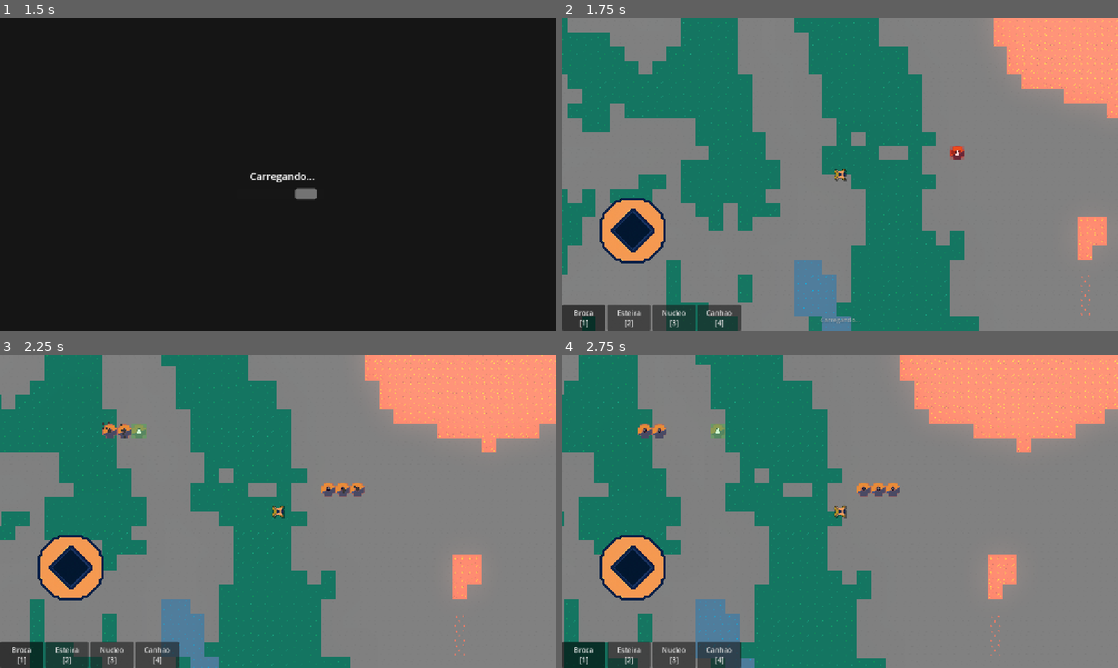
Above: before the commit, frames 1-4 (two rows, left to right).
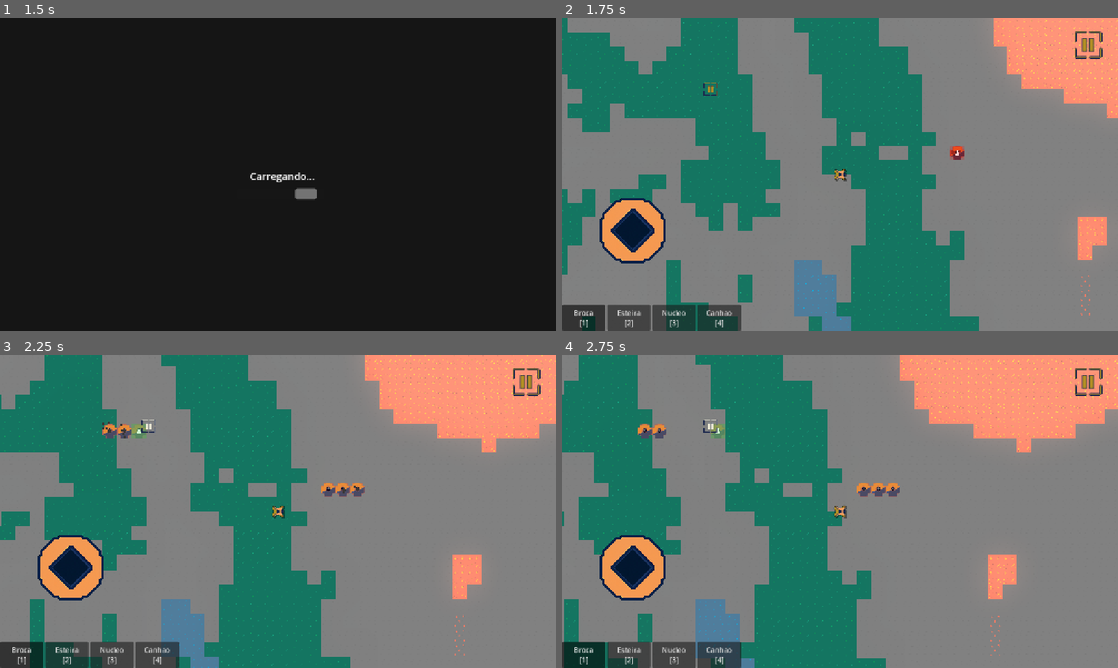
Above: after the commit, the same moments.

Repository: christianfelipesf/Factolyth
Game: Godot game, scene res://scenes/main.tscn
Same seed, same stepped clock (60 frames per second), same inputs: the game is played once before the commit and once after it. Sound files missing from this copy of the repository are replaced by a short silence.
Inputs (mouse positions are in pixels of both pictures, inside the frame that each line leads up to):
- Up to frame 1 (1.5 s): click "Novo Jogo" at 0.5 s; tap Enter at 1.25 s; move the mouse to (400, 158) at 1.27 s; press the mouse at (400, 158) at 1.28 s; hold D (move_right) from 1.28 s (still down)
- Up to frame 2 (1.75 s): keep holding D (move_right)
- Up to frame 3 (2.25 s): release D (move_right) at 2 s; release the mouse at (400, 495) at 2 s; click (150, 426) at 2.02 s
- Up to frame 4 (2.75 s): no input

Frame 1 is identical in both runs. In frame 2, 0.3% of the frame differs, in the area x 25-98%, y 4-98%; in frame 3, 0.3%; in frame 4, 0.3%.

Commit message:
dawdaw
dawdawd

Diff:
--- a/scenes/pause_menu.tscn
+++ b/scenes/pause_menu.tscn
@@ -2,8 +2,7 @@
 
 [ext_resource type="Script" path="res://scripts/pause_menu.gd" id="1"]
 
-[node name="PauseMenu" type="CanvasLayer"]
-layer = 10
+[node name="PauseMenu" type="Node"]
 process_mode = 3
 script = ExtResource("1")
 
--- a/scenes/playerui.tscn
+++ b/scenes/playerui.tscn
@@ -1,12 +1,16 @@
 [gd_scene format=3 uid="uid://bqtyhcvde0fi4"]
 
 [ext_resource type="Script" uid="uid://b6p0mqvla7410" path="res://scripts/joygstick.gd" id="1_5vk06"]
+[ext_resource type="Texture2D" uid="uid://d2jor441ckv25" path="res://images/ui/pause.png" id="3_dljgg"]
 [ext_resource type="Texture2D" uid="uid://dbsg6x85rfcli" path="res://images/ui/joystick.png" id="3_xx5n8"]
 [ext_resource type="PackedScene" uid="uid://bfbwco8rr7fd1" path="res://scenes/barra_construcao.tscn" id="4_y1cqx"]
 [ext_resource type="Script" uid="uid://bs2gpg1jptmk1" path="res://scripts/inventario_hud.gd" id="5"]
 [ext_resource type="PackedScene" uid="uid://cl4m08wh2m2h6" path="res://scenes/pause_menu.tscn" id="6_6rf2q"]
-[ext_resource type="Script" path="res://scripts/save_notification.gd" id="7_so4q7"]
-[ext_resource type="Script" path="res://scripts/loading_chunks_indicator.gd" id="8_0q5bq"]
+[ext_resource type="Script" uid="uid://daqowi2hp0wh0" path="res://scripts/save_notification.gd" id="7_so4q7"]
+[ext_resource type="Script" uid="uid://crb28nsennpkp" path="res://scripts/loading_chunks_indicator.gd" id="8_0q5bq"]
+[ext_resource type="Script" uid="uid://bvfd8ivlvxt3" path="res://scripts/botao_pausa.gd" id="9"]
+[ext_resource type="Texture2D" uid="uid://76cuynr2jl6s" path="res://images/ui/pause_press.png" id="10_dljgg"]
+[ext_resource type="Script" uid="uid://bj41dhu7m7hhq" path="res://scripts/texture_button_test.gd" id="11_bxo4y"]
 
 [node name="CanvasLayer" type="CanvasLayer" unique_id=216092279]
 
@@ -17,6 +21,7 @@
 anchor_bottom = 1.0
 grow_horizontal = 2
 grow_vertical = 2
+mouse_filter = 1
 script = ExtResource("1_5vk06")
 raio_maximo = 100.0
 
@@ -26,6 +31,13 @@
 position = Vector2(162.99998, 488.99997)
 scale = Vector2(0.2, 0.2)
 texture = ExtResource("3_xx5n8")
+
+[node name="BotaoPausa" type="TouchScreenButton" parent="." unique_id=1669730007]
+position = Vector2(1179, 30)
+scale = Vector2(2, 2)
+texture_normal = ExtResource("3_dljgg")
+action = "pausa"
+script = ExtResource("9")
 
 [node name="BarraConstrucao" parent="." unique_id=1848745639 instance=ExtResource("4_y1cqx")]
 
@@ -43,59 +55,6 @@
 grow_horizontal = 0
 grow_vertical = 0
 script = ExtResource("5")
-
-[node name="PauseMenu" parent="." instance=ExtResource("6_6rf2q")]
-
-[node name="NotificacaoSave" type="Label" parent="."]
-layout_mode = 1
-anchors_preset = 13
-anchor_top = 1.0
-anchor_right = 1.0
-anchor_bottom = 1.0
-offset_top = -44.0
-offset_left = -260.0
-grow_horizontal = 0
-grow_vertical = 0
-theme_override_colors/font_color = Color(1, 1, 1, 0.9)
-theme_override_font_sizes/font_size = 16
-theme_override_constants/outline_size = 4
-theme_override_colors/font_outline_color = Color(0, 0, 0, 0.8)
-horizontal_alignment = 2
-vertical_alignment = 1
-text = ""
-script = ExtResource("7_so4q7")
-
-[node name="BotaoPausa" type="Button" parent="."]
-layout_mode = 1
-anchors_preset = 12
-anchor_left = 1.0
-anchor_right = 1.0
-offset_left = -52.0
-offset_top = 8.0
-offset_right = -8.0
-offset_bottom = 48.0
-grow_horizontal = 0
-theme_override_font_sizes/font_size = 22
-text = "❚❚"
-
-[node name="CarregandoChunks" type="Label" parent="."]
-layout_mode = 1
-anchors_preset = 14
-anchor_top = 1.0
-anchor_left = 0.5
-anchor_right = 0.5
-anchor_bottom = 1.0
-offset_top = -60.0
-grow_horizontal = 2
-grow_vertical = 0
-theme_override_colors/font_color = Color(1, 1, 1, 0.8)
-theme_override_font_sizes/font_size = 14
-theme_override_constants/outline_size = 3
-theme_override_colors/font_outline_color = Color(0, 0, 0, 0.7)
-horizontal_alignment = 1
-vertical_alignment = 1
-text = "Carregando..."
-script = ExtResource("8_0q5bq")
 
 [node name="Margem" type="MarginContainer" parent="InventarioHUD" unique_id=1582695389]
 layout_mode = 1
@@ -117,4 +76,56 @@
 text = "Inventário:"
 vertical_alignment = 1
 
-[connection signal="pressed" from="BotaoPausa" to="PauseMenu" method="abrir"]
+[node name="PauseMenu" parent="." unique_id=1306213941 instance=ExtResource("6_6rf2q")]
+
+[node name="NotificacaoSave" type="Label" parent="." unique_id=1342226807]
+anchors_preset = -1
+anchor_left = 0.5
+anchor_top = 1.0
+anchor_right = 1.0
+anchor_bottom = 1.0
+offset_left = -260.0
+offset_top = -44.0
+offset_right = 0.5
+grow_horizontal = 0
+grow_vertical = 0
+theme_override_colors/font_color = Color(1, 1, 1, 0.9)
+theme_override_colors/font_outline_color = Color(0, 0, 0, 0.8)
+theme_override_constants/outline_size = 4
+theme_override_font_sizes/font_size = 16
+horizontal_alignment = 2
+vertical_alignment = 1
+script = ExtResource("7_so4q7")
+
+[node name="CarregandoChunks" type="Label" parent="." unique_id=386992420]
+anchors_preset = 7
+anchor_left = 0.5
+anchor_top = 1.0
+anchor_right = 0.5
+anchor_bottom = 1.0
+offset_top = -60.0
+offset_bottom = 11.5
+grow_horizontal = 2
+grow_vertical = 0
+theme_override_colors/font_color = Color(1, 1, 1, 0.8)
+theme_override_colors/font_outline_color = Color(0, 0, 0, 0.7)
+theme_override_constants/outline_size = 3
+theme_override_font_sizes/font_size = 14
+text = "Carregando..."
+horizontal_alignment = 1
+vertical_alignment = 1
+script = ExtResource("8_0q5bq")
+
+[node name="TextureButton" type="TextureButton" parent="." unique_id=652863827]
+offset_left = 326.0
+offset_top = 148.0
+offset_right = 366.0
+offset_bottom = 188.0
+texture_normal = ExtResource("3_dljgg")
+texture_hover = ExtResource("10_dljgg")
+script = ExtResource("11_bxo4y")
+
+[connection signal="pressed" from="BotaoPausa" to="BotaoPausa" method="_on_pressed"]
+[connection signal="button_down" from="TextureButton" to="TextureButton" method="_on_button_down"]
+[connection signal="pressed" from="TextureButton" to="TextureButton" method="_on_pressed"]
+[connection signal="toggled" from="TextureButton" to="TextureButton" method="_on_toggled"]
--- /dev/null
+++ b/scripts/botao_pausa.gd
@@ -0,0 +1,24 @@
+extends TouchScreenButton
+
+## Área morta: pixels extras ao redor do botão que bloqueiam colocação de bloco.
+## O botão em si usa a action "pausa" configurada no Inspector.
+
+@export var margem_antecipacao := 20.0
+
+
+func _input(event: InputEvent) -> void:
+	if event is InputEventMouseButton and event.button_index == MOUSE_BUTTON_LEFT and event.pressed:
+		if _area_morta().has_point(event.position):
+			get_viewport().set_input_as_handled()
+
+
+func _area_morta() -> Rect2:
+	var tam := _tamanho_textura()
+	var pos := global_position - tam * 0.5 - Vector2.ONE * margem_antecipacao
+	return Rect2(pos, tam + Vector2.ONE * margem_antecipacao * 2.0)
+
+
+func _tamanho_textura() -> Vector2:
+	if texture_normal != null:
+		return texture_normal.get_size()
+	return Vector2(32, 32)
--- a/scripts/cursor.gd
+++ b/scripts/cursor.gd
@@ -95,10 +95,14 @@
 	else:
 		_atualizar_cursor_e_grid()
 
+	# Se o jogo foi pausado neste frame (ex: clique no BotaoPausa), não coloca blocos
+	if get_tree().paused:
+		return
+
 	if not Input.is_action_pressed("instanciar_objeto") and not Input.is_action_pressed("remover_objeto"):
 		_ultima_posicao_colocacao = Vector2.INF
 
-	if item_atual != null and not _arrastando_joystick():
+	if item_atual != null and not _arrastando_joystick() and not _em_pinça():
 		if Input.is_action_pressed("instanciar_objeto"):
 			if _posicao_grid != _ultima_posicao_colocacao and not _area_esta_ocupada() and not _cursor_em_ui():
 				_criar_objeto_posicionavel()
@@ -178,6 +182,10 @@
 func _arrastando_joystick() -> bool:
 	return _joystick != null and _joystick.has_method("esta_arrastando") and _joystick.esta_arrastando()
 
+func _em_pinça() -> bool:
+	var pai: Node = $".."
+	return pai.has_method("is_pinçando") and pai.is_pinçando()
+
 func _cursor_em_ui() -> bool:
 	## Verifica se o cursor está sobre a área do joystick (incluindo margem).
 	if _joystick == null or not _joystick.has_method("is_na_area_de_ui"):
@@ -185,6 +193,10 @@
 	return _joystick.is_na_area_de_ui(get_viewport().get_mouse_position())
 
 func _unhandled_input(event: InputEvent) -> void:
+	# Quando pausado (menu aberto), ignora qualquer ação no mundo do jogo
+	if get_tree().paused:
+		return
+
 	if event.is_action_pressed("cancelar_construcao"):
 		desequipar_item()
 		get_viewport().set_input_as_handled()
@@ -196,7 +208,7 @@
 	if item_atual == null:
 		return
 
-	if event is InputEventMouseButton:
+	if event is InputEventMouseButton and not _em_pinça():
 		if event.button_index == MOUSE_BUTTON_LEFT and event.pressed and not _arrastando_joystick():
 			if not _area_esta_ocupada() and not _cursor_em_ui():
 				_criar_objeto_posicionavel()
--- a/scripts/gerador_mundo.gd
+++ b/scripts/gerador_mundo.gd
@@ -30,6 +30,9 @@
 
 signal chunks_pronto
 signal chunks_iniciou
+
+func esta_gerando() -> bool:
+	return _gerando
 
 @onready var solo: TileMapLayer = $solo
 @onready var minerios: TileMapLayer = $minerios
--- a/scripts/jogador.gd
+++ b/scripts/jogador.gd
@@ -132,6 +132,10 @@
 			KEY_3: selecionar_item_por_indice(2)
 			KEY_4: selecionar_item_por_indice(3)
 
+func is_pinçando() -> bool:
+	return _pinça_iniciada
+
+
 func get_itens_construcao() -> Array:
 	return _itens_construcao
 
--- a/scripts/joygstick.gd
+++ b/scripts/joygstick.gd
@@ -82,3 +82,7 @@
 ## (incluindo a margem de segurança). Útil para evitar colocar blocos em cima da UI.
 func is_na_area_de_ui(pos_tela: Vector2) -> bool:
 	return pos_tela.distance_to(_centro) <= raio_maximo + margem
+
+
+func _on_teste_pressed() -> void:
+	pass # Replace with function body.
--- a/scripts/loading_chunks_indicator.gd
+++ b/scripts/loading_chunks_indicator.gd
@@ -1,14 +1,31 @@
 extends Label
+
+var _mapa: Node = null
+var _era_visivel := false
 
 func _ready() -> void:
 	hide()
-	# Conecta aos sinais do mapa para mostrar/esconder durante carregamento
-	var mapa := get_tree().current_scene.get_node_or_null("Mapa")
-	if mapa != null:
-		if mapa.has_signal("chunks_iniciou"):
-			mapa.chunks_iniciou.connect(_mostrar)
-		if mapa.has_signal("chunks_pronto"):
-			mapa.chunks_pronto.connect(_esconder)
+
+func _process(_delta: float) -> void:
+	if _mapa == null:
+		if get_tree() != null and get_tree().current_scene != null:
+			_mapa = get_tree().current_scene.get_node_or_null("Mapa")
+		if _mapa == null and get_tree() != null:
+			_mapa = get_tree().root.find_child("Mapa", true, false)
+		if _mapa == null:
+			return
+
+	if not _mapa.has_method("esta_gerando"):
+		return
+
+	var gerando: bool = _mapa.esta_gerando()
+
+	if gerando and not _era_visivel:
+		_mostrar()
+		_era_visivel = true
+	elif not gerando and _era_visivel:
+		_esconder()
+		_era_visivel = false
 
 func _mostrar() -> void:
 	modulate = Color(1, 1, 1, 1)
--- /dev/null
+++ b/scripts/novobotaopausa.gd
@@ -0,0 +1,16 @@
+extends Button
+
+
+# Called when the node enters the scene tree for the first time.
+func _ready() -> void:
+	pass # Replace with function body.
+
+
+# Called every frame. 'delta' is the elapsed time since the previous frame.
+func _process(delta: float) -> void:
+	pass
+
+
+func _on_pressed() -> void:
+	print("ciclou")
+	pass # Replace with function body.
--- a/scripts/pause_menu.gd
+++ b/scripts/pause_menu.gd
@@ -1,4 +1,4 @@
-extends CanvasLayer
+extends Node
 
 @onready var overlay: ColorRect = $Overlay
 @onready var painel: Panel = $Painel
@@ -17,7 +17,7 @@
 	painel.hide()
 
 
-func _input(event: InputEvent) -> void:
+func _unhandled_input(event: InputEvent) -> void:
 	if _acao_pausa(event):
 		if aberto:
 			fechar()
@@ -52,6 +52,12 @@
 	get_tree().paused = false
 
 
+func _on_botao_pausa_pressed() -> void:
+	if aberto:
+		fechar()
+	else:
+		abrir()
+
 func _on_continuar_pressed() -> void:
 	fechar()
 
--- /dev/null
+++ b/scripts/texture_button_test.gd
@@ -0,0 +1,19 @@
+extends TextureButton
+
+
+# Called when the node enters the scene tree for the first time.
+func _ready() -> void:
+	pass # Replace with function body.
+
+
+# Called every frame. 'delta' is the elapsed time since the previous frame.
+
+
+
+func _on_button_down() -> void:
+	print("teste down")
+	button_pressed = false
+
+
+
+	pass # Replace with function body.
Binary file added: images/ui/pause.png
Not shown, added: images/ui/pause.png.import
Binary file added: images/ui/pause_press.png
Not shown, added: images/ui/pause_press.png.import
Not shown, added: scripts/botao_pausa.gd.uid
Not shown, added: scripts/novobotaopausa.gd.uid
Not shown, added: scripts/texture_button_test.gd.uid
Not shown, changed: .opencode/agents/factolyth-godot47.md
